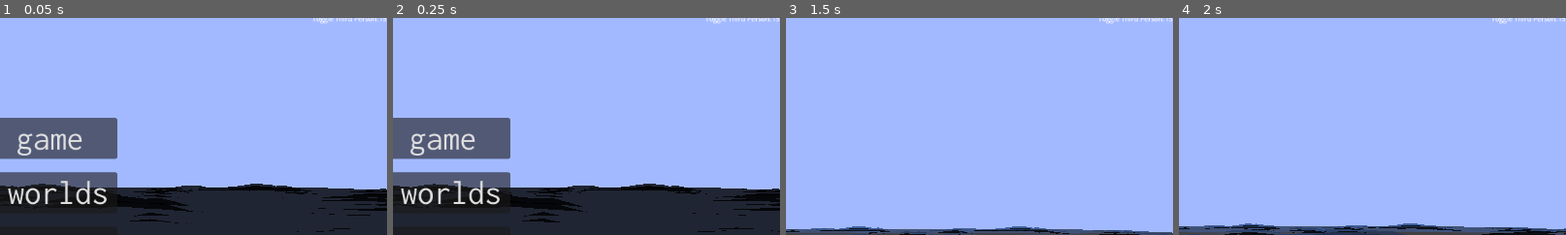
Above: before the commit, frames 1-4 (left to right).
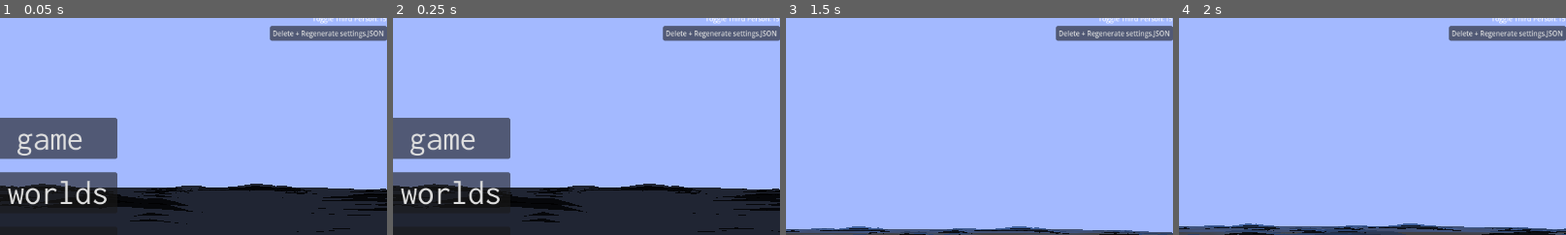
Above: after the commit, the same moments.

Repository: illogicalapple/open-water
Game: Godot game, scene res://scenes/start_menu.tscn
The game is run twice, just before and just after one commit, with the same random seed, the same clock (stepped at 60 frames per second) and the same inputs.
Inputs:
- Up to frame 1 (0.05 s): no input
- Up to frame 2 (0.25 s): no input
- Up to frame 3 (1.5 s): click "start game" at 0.5 s; click "Host" at 1.25 s
- Up to frame 4 (2 s): no input
The pictures show only the part of the screen within x 50-100%, y 4-53%; the shares and areas given below are measured in that part.

The runs differ from the first frame. In frame 1, 2.2% of the frame differs, in the area x 69-100%, y 3-11%; in frame 2, 2.2%; in frame 3, 2.2%; in frame 4, 2.2%.

Commit message:
added button to regenerate settings.JSON so wont have to manually delete each time.

Diff:
--- a/scenes/debug.gd
+++ b/scenes/debug.gd
@@ -59,3 +59,26 @@
 		States.CharacterStates.keys()[state]
 	)
 	character_state_label.visible = false if state == States.CharacterStates.NORMAL else true
+
+
+func remake_settings_json() -> void:
+	# Delete file if exists:
+	if FileAccess.file_exists(Settings.settings_file_path):
+		var file_access = FileAccess.open(Settings.settings_file_path, FileAccess.READ)
+		var absolute_path : String = file_access.get_path_absolute()
+		file_access.close()
+
+		var delete_result : Error = DirAccess.remove_absolute(absolute_path)
+		if delete_result != Error.OK:
+			printerr("Could not remove file form path: ", absolute_path)
+			return
+
+		if not FileAccess.file_exists(Settings.settings_file_path):
+			print_rich("[color=green]Successfully deleted file at: ", absolute_path, "[/color]")
+			#print_rich("[color=green]please restart[/color]")
+		else:
+			printerr("could not delete file!")
+
+	# Dont need to generate defaults again.
+	Settings.load_and_set(false)
+	Settings.save_settings()
--- a/scenes/debug.tscn
+++ b/scenes/debug.tscn
@@ -49,15 +49,24 @@
 layout_mode = 2
 text = "character_state:"
 
-[node name="DebugInfo" type="Label" parent="Control"]
-process_mode = 3
+[node name="DebugInfo" type="VBoxContainer" parent="Control"]
 layout_mode = 1
 anchors_preset = 1
 anchor_left = 1.0
 anchor_right = 1.0
-offset_left = -80.0
-offset_bottom = 26.0
+offset_left = -111.0
+offset_bottom = 40.0
 grow_horizontal = 0
+
+[node name="DebugInfo" type="Label" parent="Control/DebugInfo"]
+process_mode = 3
+layout_mode = 2
 text = "Toggle Debug: f3
 Toggle Third Person: f5"
 horizontal_alignment = 2
+
+[node name="Button" type="Button" parent="Control/DebugInfo"]
+layout_mode = 2
+text = "Delete + Regenerate settings.JSON"
+
+[connection signal="pressed" from="Control/DebugInfo/Button" to="." method="remake_settings_json"]
--- a/scenes/settings.gd
+++ b/scenes/settings.gd
@@ -34,23 +34,27 @@
 
 # Called when the node enters the scene tree for the first time.
 func _ready() -> void:
-	print (get_setting_key_from_submenu_or_null(video_submenu))
-
 	visible = false
 
+	load_and_set()
+
+
+func load_and_set(regenerate_default : bool = true) -> void:
 	# Create default_settings: empty dictionaries.
-	default_setting = {
-		"video_settings" : {},
-		"audio_settings" : {},
-		"key_map_settings": {},
-	}
+	if regenerate_default:
+		default_setting = {
+			"video_settings" : {},
+			"audio_settings" : {},
+			"key_map_settings": {},
+		}
 
 	# Load settings.
 	load_settings()
 
 	# Goes through all settings in sub_menus to set the default.
-	for setting_key in default_setting.keys():
-		set_default_settings_from_submenu(setting_key)
+	if regenerate_default:
+		for setting_key in default_setting.keys():
+			set_default_settings_from_submenu(setting_key)
 
 	#print ("default settings: ", default_setting)
 
@@ -59,6 +63,7 @@
 
 	set_all_setting_values()
 	#print ("loaded settings: ", default_setting)
+
 
 # Check to see if settings does NOT have any values in default.
 # If this is the case a new setting has been added and MUST be duplicated into settings.
@@ -92,9 +97,10 @@
 			return video_submenu
 		"key_map_settings":
 			return keymap_submenu
+		"audio_settings":
+			return null
 		_:
 			printerr("attempt to load default settings from unknown submenu: ", settings_key)
-			printerr ("above error is intended behaviour if it is audio_settings.")
 			return null
 
 func get_setting_key_from_submenu_or_null(submenu : Node):
